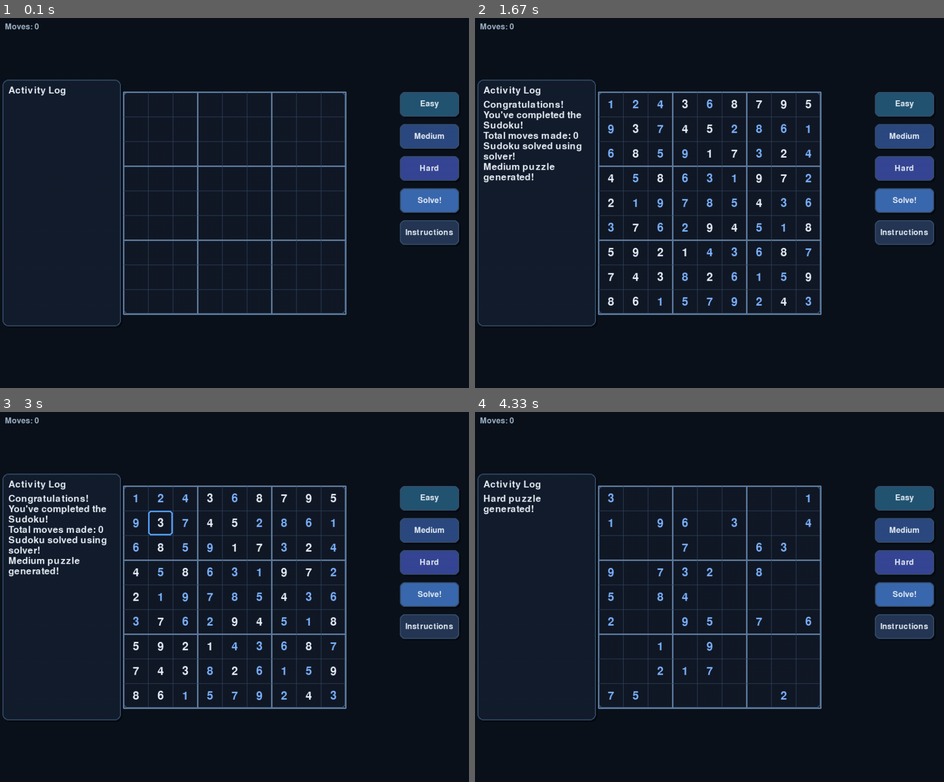
Above: before the commit, frames 1-4 (two rows, left to right).
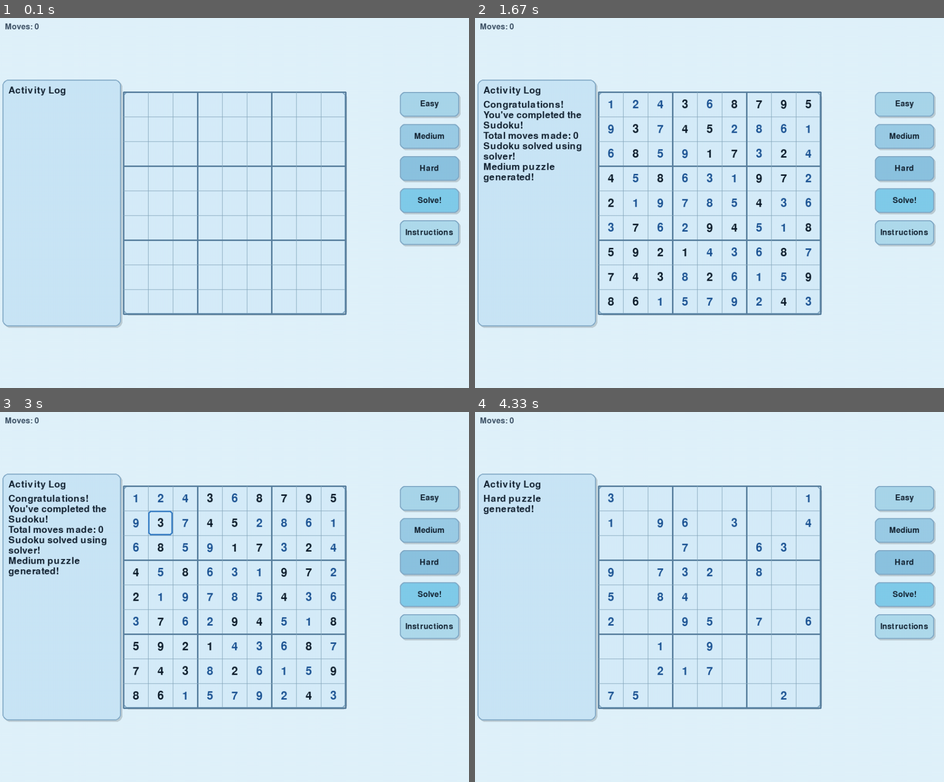
Above: after the commit, the same moments.

Repository: niko78900/pygame-sudoku
Game: pygame game, started from Python_Sudoku.py
Same seed, same stepped clock (60 frames per second), same inputs: the game is played once before the commit and once after it.
Inputs (mouse positions are in pixels of both pictures, inside the frame that each line leads up to):
- Up to frame 1 (0.1 s): no input
- Up to frame 2 (1.67 s): click "Medium" at 0.38 s; click (709, 225) at 0.72 s; click (564, 147) at 1.05 s; click "Solve!" at 1.38 s
- Up to frame 3 (3 s): click (121, 523) at 1.72 s; click (211, 693) at 2.05 s; click (220, 534) at 2.38 s; click (168, 519) at 2.72 s
- Up to frame 4 (4.33 s): click (831, 563) at 3.05 s; click (878, 567) at 3.38 s; click (807, 530) at 3.72 s; click (573, 526) at 4.05 s

The runs differ from the first frame. In frame 1, 99% of the frame differs, in the area x 0-100%, y 0-100%; in frame 2, 99%; in frame 3, 99%; in frame 4, 99%.

Commit message:
Made the theme light by default

Diff:
--- a/config.py
+++ b/config.py
@@ -30,7 +30,7 @@
 WHITE = (255, 255, 255)
 BLACK = (0, 0, 0)
 
-DEFAULT_THEME = "dark"
+DEFAULT_THEME = "light"
 
 GRID_RADIUS = 8
 PANEL_RADIUS = 12
Not shown, changed: README.md
Not shown, changed: DOCUMENTATION.md
